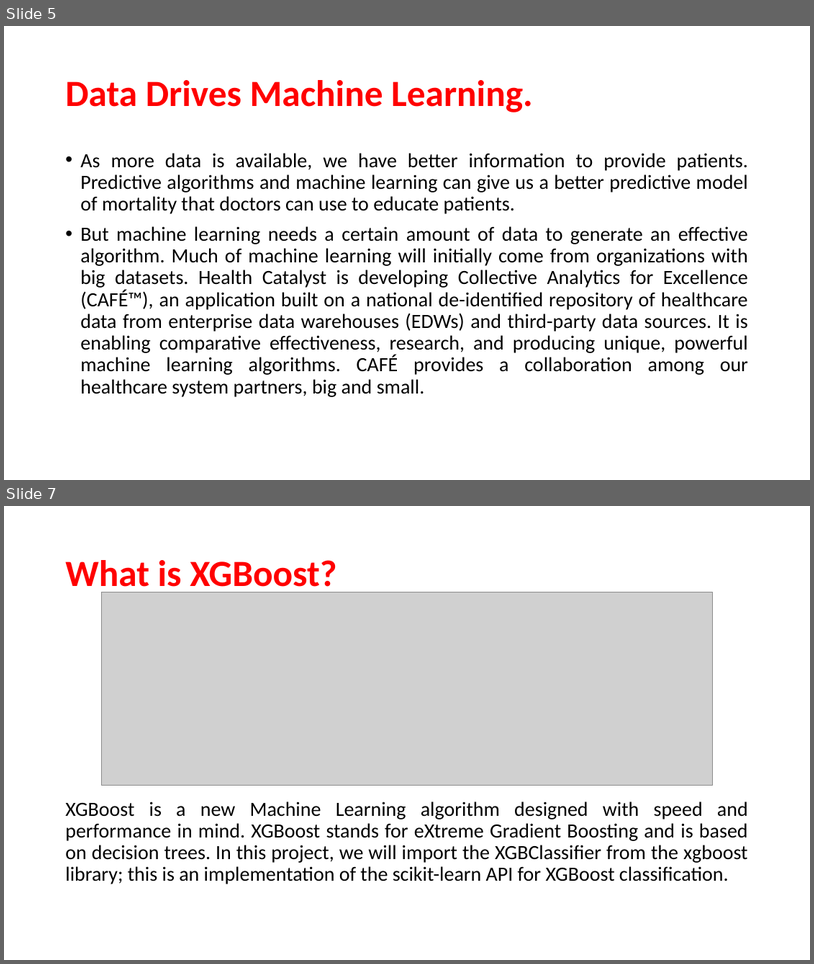
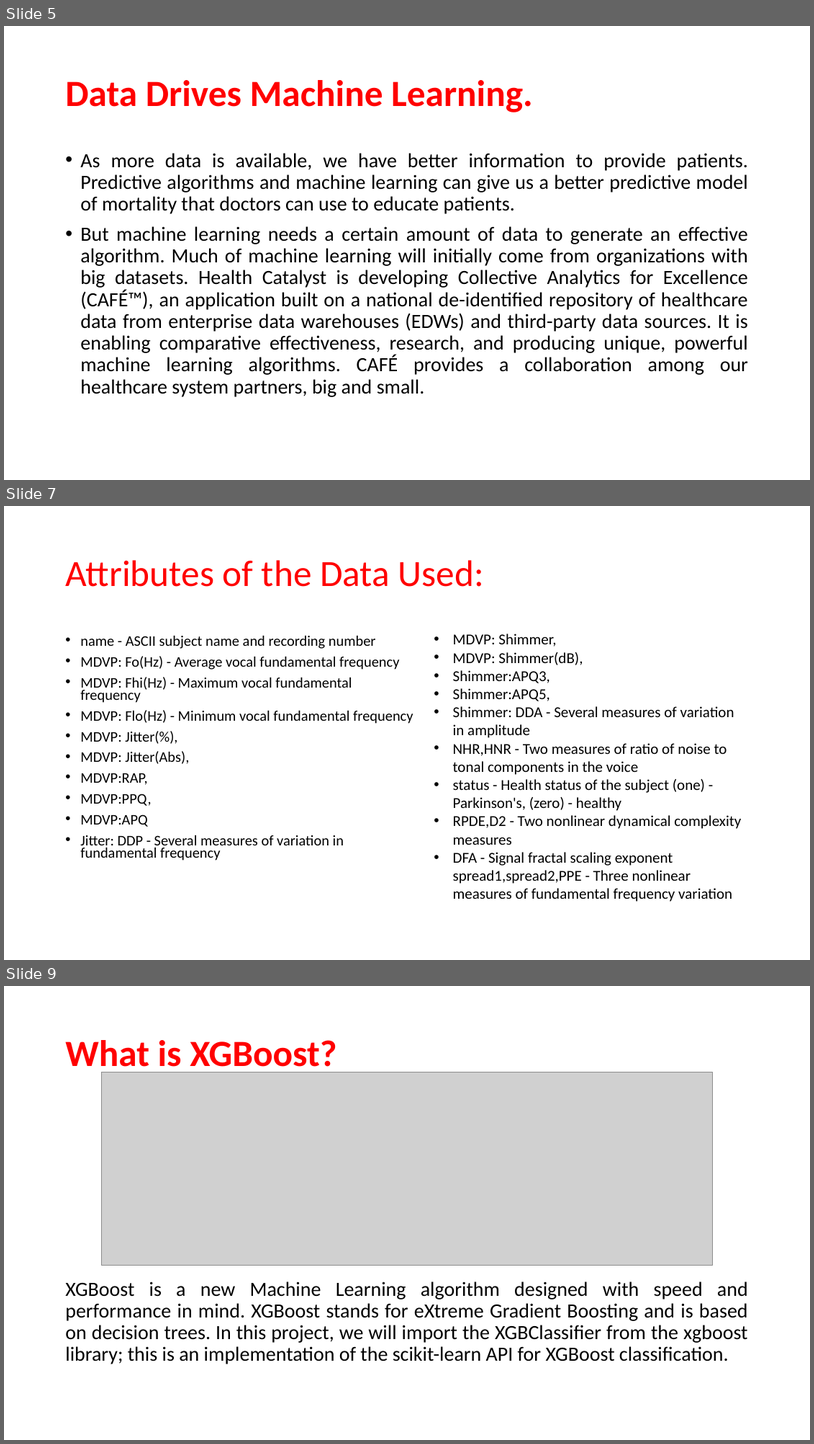
Before and after one commit to scorpiocodes/ParkinsonDiseaseDetection, a slide deck: Presentation/Parkinson’s Disease Detection.pptx. Shown one above the other, each under a label of ours: slides 5 and 7 before the commit, slides 5, 7 and 9 after it; the slides between them are not shown. The pictures are 814x964 and 814x1444 pixels, drawn with LibreOffice and Linux fonts; fonts in the diff are those of the drawing; grey boxes stand for pictures. Boxes give left, top, right and bottom in pixels: in the first picture for what was removed or moved away, otherwise in the second. Text is boxed around its words. In the diff, an @@ line names an element or a change of style, - is before the commit and + after.

Commit message:
edited ppt

```diff
--- a/Presentation/Parkinson’s Disease Detection.pptx
+++ b/Presentation/Parkinson’s Disease Detection.pptx
@@ slide 7 added at <box>4,506,810,960</box>, background #FFFFFF @@
@@ title added at <box>65,560,484,587</box>, 44 pt, text #FF0000 @@
+Attributes of the Data Used:
@@ text added at <box>80,635,413,860</box>, 17.5 pt, text #000000 @@
+• name - ASCII subject name and recording number
+• MDVP: Fo(Hz) - Average vocal fundamental frequency
+• MDVP: Fhi(Hz) - Maximum vocal fundamental frequency
+• MDVP: Flo(Hz) - Minimum vocal fundamental frequency
+• MDVP: Jitter(%),
+• MDVP: Jitter(Abs),
+• MDVP:RAP,
+• MDVP:PPQ,
+• MDVP:APQ
+• Jitter: DDP - Several measures of variation in fundamental frequency
@@ text added at <box>453,633,741,901</box>, 18 pt, text #000000 @@
+• MDVP: Shimmer,
+• MDVP: Shimmer(dB),
+• Shimmer:APQ3,
+• Shimmer:APQ5,
+• Shimmer: DDA - Several measures of variation in amplitude
+• NHR,HNR - Two measures of ratio of noise to tonal components in the voice
+• status - Health status of the subject (one) - Parkinson's, (zero) - healthy
+• RPDE,D2 - Two nonlinear dynamical complexity measures
+• DFA - Signal fractal scaling exponent spread1,spread2,PPE - Three nonlinear measures of fundamental frequency variation
@@ what was slide 7 is now slide 9 @@
```
Also in this commit, not shown: 1 slide changed, 2 other slides added, 1 other file.
